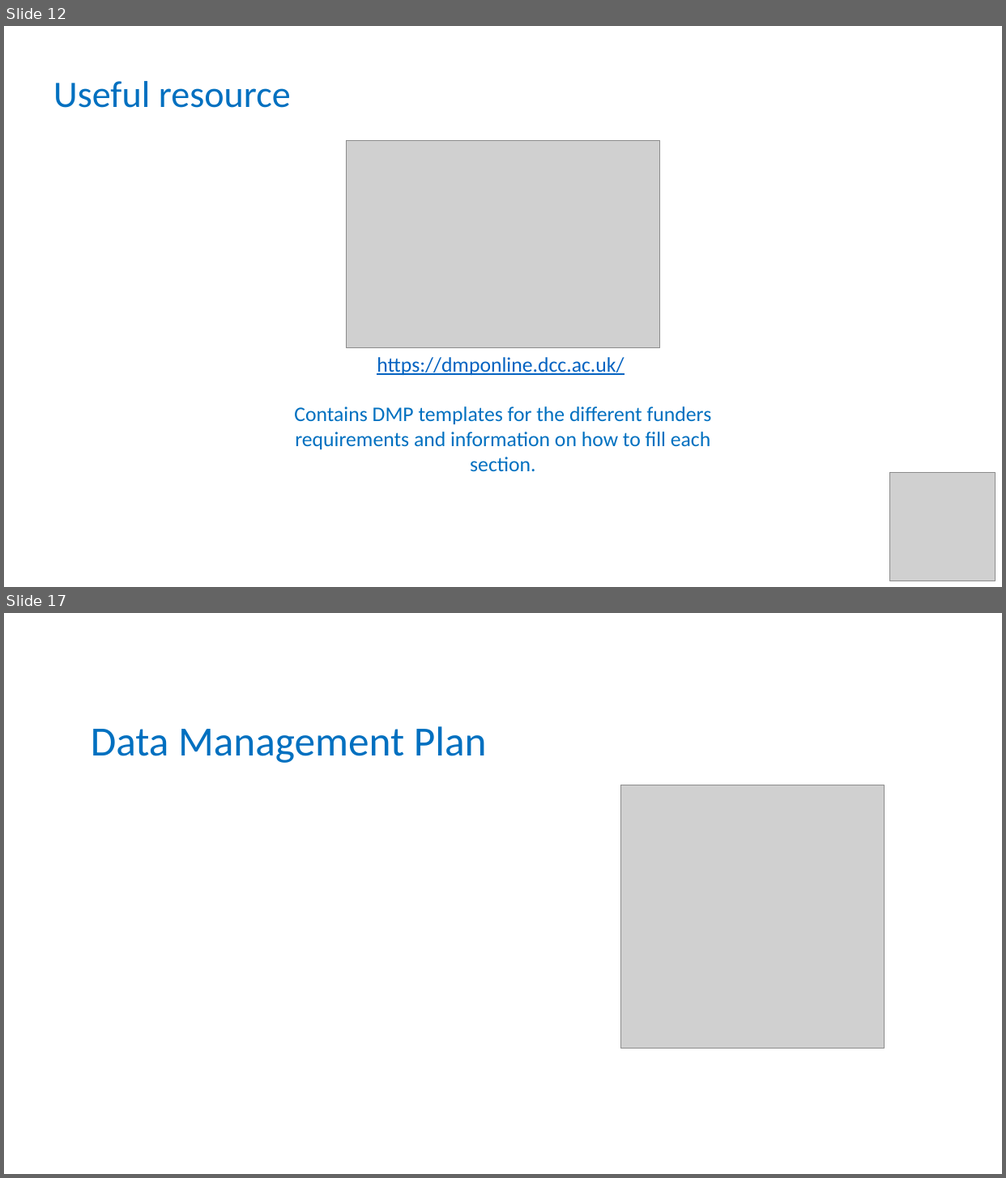
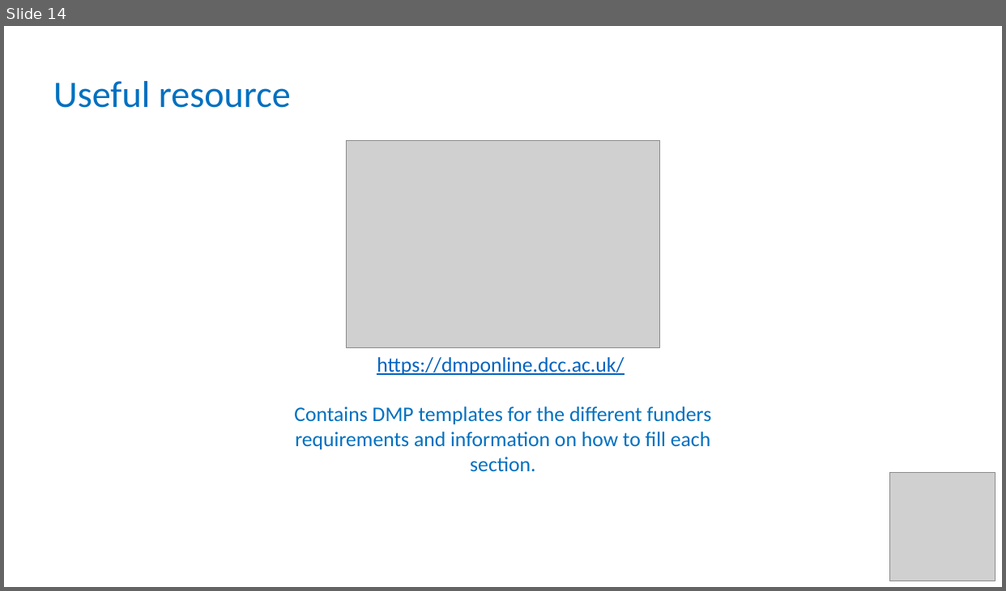
Before and after one commit to tobyhodges/probable-enigma, a slide deck: instructors/06-Wrapping_up.pptx. Shown one above the other, each under a label of ours: slides 12 and 17 before the commit, slide 14 after it; the slides between them are not shown. The pictures are 1006x1178 and 1006x591 pixels, drawn with LibreOffice and Linux fonts; fonts in the diff are those of the drawing; grey boxes stand for pictures. Boxes give left, top, right and bottom in pixels: in the first picture for what was removed or moved away, otherwise in the second. Text is boxed around its words. In the diff, an @@ line names an element or a change of style, - is before the commit and + after.

```diff
--- a/instructors/06-Wrapping_up.pptx
+++ b/instructors/06-Wrapping_up.pptx
@@ slide 17 removed at box(4, 613, 1002, 1174), background #FFFFFF @@
@@ title removed at box(91, 726, 487, 763) @@
-Data Management Plan
@@ picture removed at box(621, 786, 884, 1049) @@
@@ what was slide 12 is now slide 14 @@
```
Also in this commit, not shown: 1 slide changed, 3 slides added, 4 other slides removed, 1 other file.
